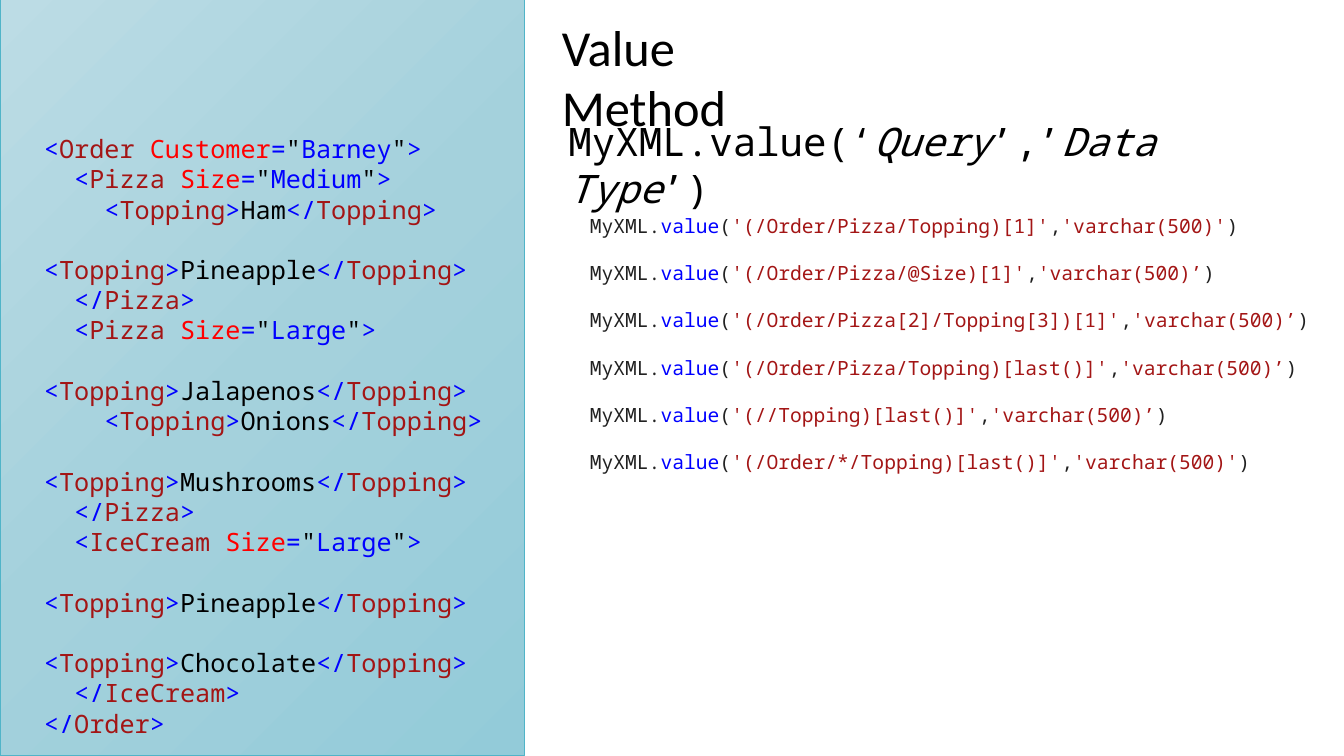
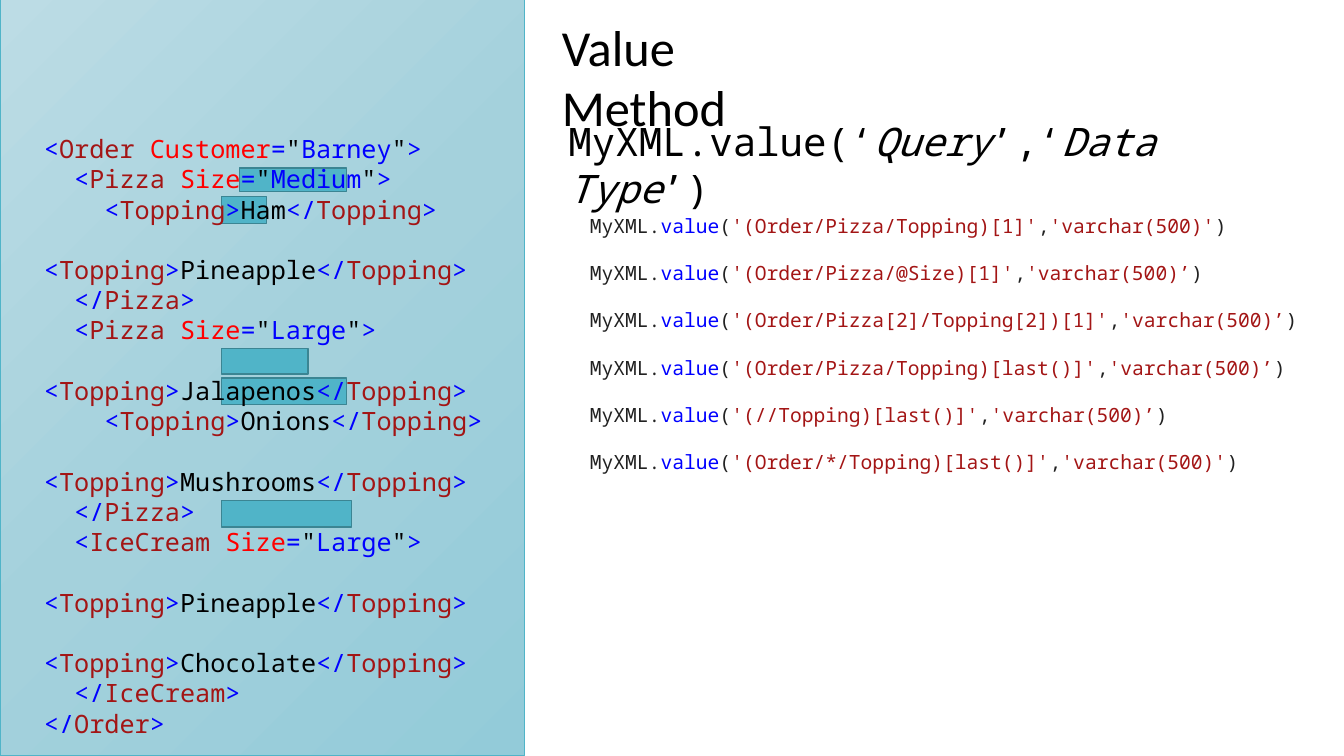
Before and after one commit to BarneyLawrence/XML-Queries-In-SQL-Server, a slide deck: slide 8 of Lightning Talk - An Introduction to Querying XML With T-SQL.pptx. Drawn at 1344x756 pixels with LibreOffice and Linux fonts; fonts in the diff are those of the drawing. Boxes give left, top, right and bottom in pixels: in the first picture for what was removed or moved away, otherwise in the second. Text is boxed around its words. In the diff, an @@ line names an element or a change of style, - is before the commit and + after.

Commit message:
Changes for Data Ceili

```diff
--- a/Lightning Talk - An Introduction to Querying XML With T-SQL.pptx
+++ b/Lightning Talk - An Introduction to Querying XML With T-SQL.pptx
@@ text at (568, 119, 1156, 213): text changed @@
-MyXML.value(‘Query’,’Data Type’)
+MyXML.value(‘Query’,‘Data Type’)
@@ rectangle added at (240, 168, 347, 192), fill #50B4C8, outline #3B8594 1 pt @@
@@ rectangle added at (221, 197, 266, 224), fill #50B4C8, outline #3B8594 1 pt @@
@@ text at (590, 218, 1298, 380): text changed @@
-MyXML.value('(/Order/Pizza/Topping)[1]','varchar(500)')
-MyXML.value('(/Order/Pizza/@Size)[1]','varchar(500)’)
-MyXML.value('(/Order/Pizza[2]/Topping[3])[1]','varchar(500)’)
-MyXML.value('(/Order/Pizza/Topping)[last()]','varchar(500)’)
+MyXML.value('(Order/Pizza/Topping)[1]','varchar(500)')
+MyXML.value('(Order/Pizza/@Size)[1]','varchar(500)’)
+MyXML.value('(Order/Pizza[2]/Topping[2])[1]','varchar(500)’)
+MyXML.value('(Order/Pizza/Topping)[last()]','varchar(500)’)
@@ rectangle added at (221, 349, 308, 374), fill #50B4C8, outline #3B8594 1 pt @@
@@ rectangle added at (221, 378, 347, 405), fill #50B4C8, outline #3B8594 1 pt @@
@@ text at (590, 454, 1239, 474): text changed @@
-MyXML.value('(/Order/*/Topping)[last()]','varchar(500)')
+MyXML.value('(Order/*/Topping)[last()]','varchar(500)')
@@ rectangle added at (221, 500, 351, 527), fill #50B4C8, outline #3B8594 1 pt @@
```
Also in this commit, not shown: 7 other slides changed, 4 slides added, 1 other file.
